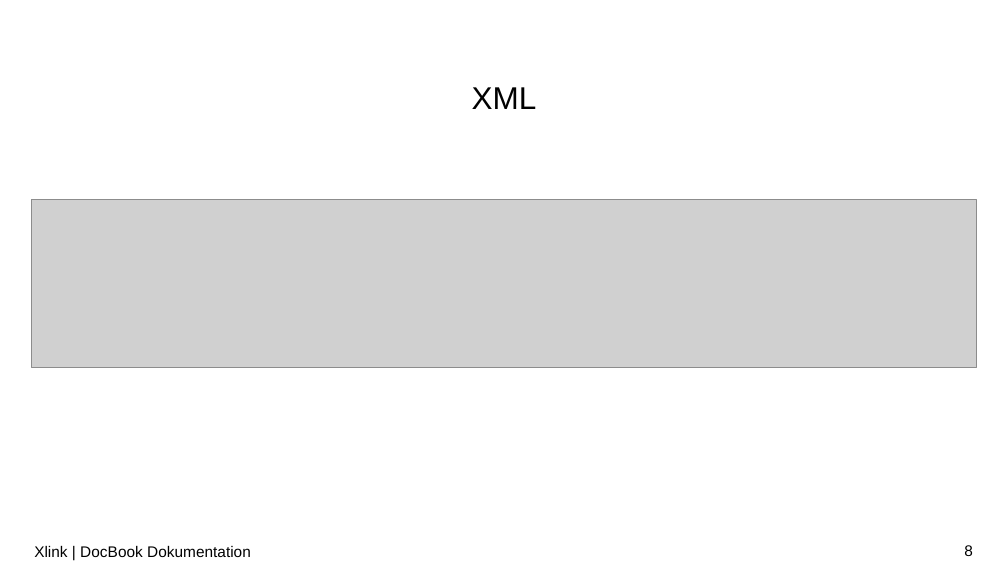
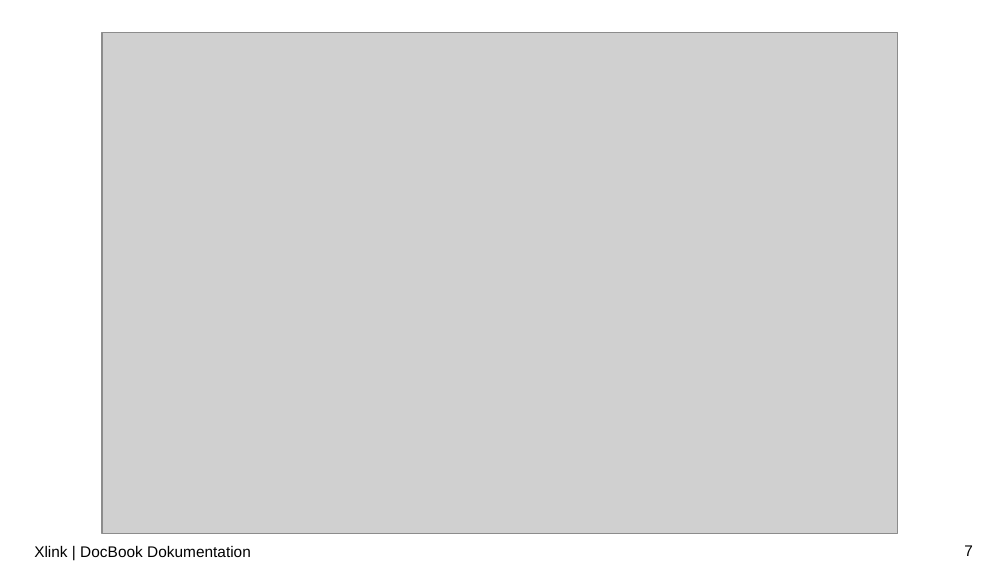
Before and after one commit to LorenzoBrazzi-zz/XML_Praktikum, a slide deck: slide 7 of Präsentationen/PP_notenbonus.pptx (slide 8 before the commit). Drawn at 1008x567 pixels with LibreOffice and Linux fonts; fonts in the diff are those of the drawing; grey boxes stand for pictures; background and template pictures are left out. Boxes give left, top, right and bottom in pixels: in the first picture for what was removed or moved away, otherwise in the second. Text is boxed around its words. In the diff, an @@ line names an element or a change of style, - is before the commit and + after.

```diff
--- a/Präsentationen/PP_notenbonus.pptx
+++ b/Präsentationen/PP_notenbonus.pptx
@@ picture added at box(102, 32, 897, 533) @@
@@ title removed at box(472, 87, 537, 109) @@
-XML
@@ picture removed at box(31, 200, 977, 368) @@
@@ page number at box(964, 545, 973, 556): text changed @@
-8
+7
```
Also in this commit, not shown: 6 other slides changed, 1 slide added, 5 slides removed, 8 other files.
